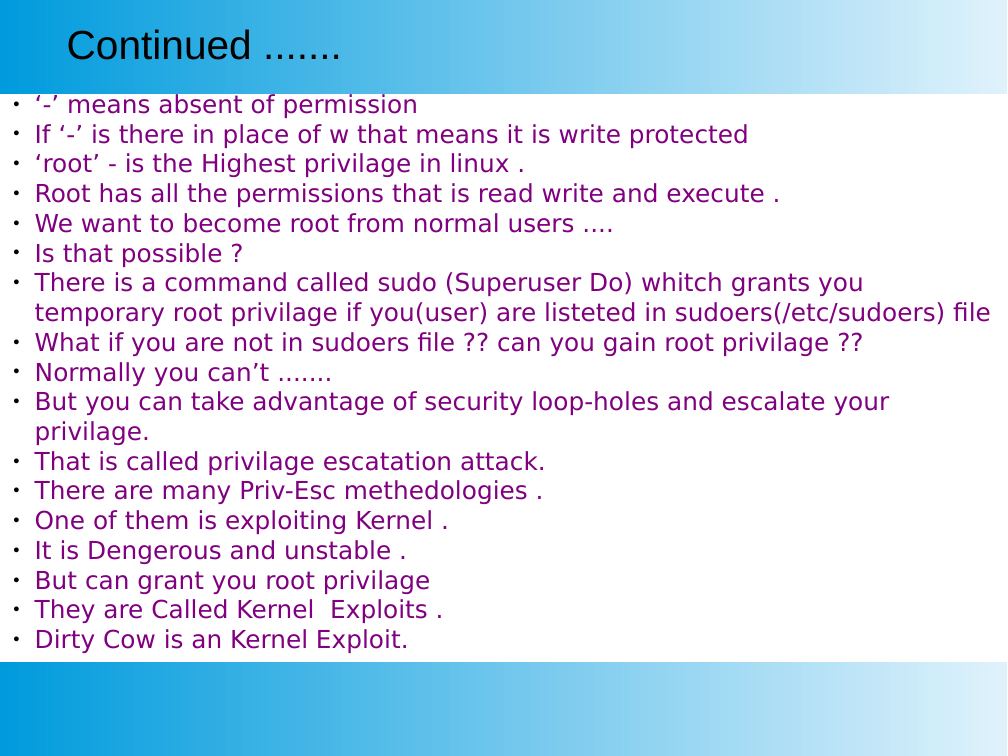
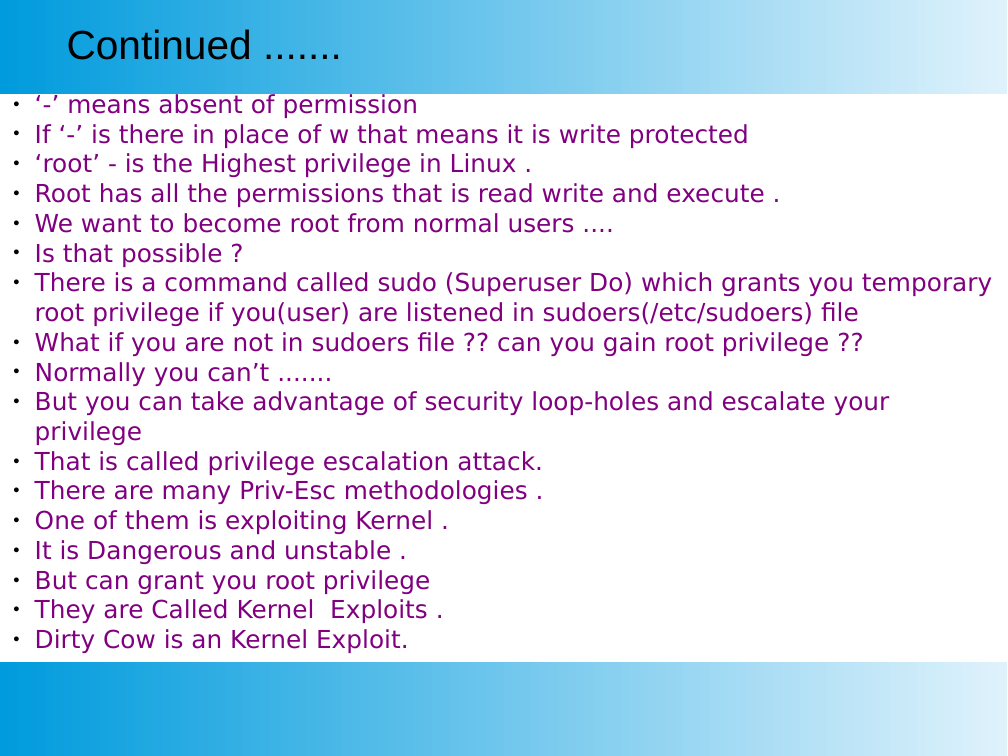
Before and after one commit to SubhajitCode/Seminar, a slide deck: slide 11 of Seminar 02/Seminar 2.pptx. Drawn at 1008x756 pixels with LibreOffice and Linux fonts; fonts in the diff are those of the drawing. Boxes give left, top, right and bottom in pixels: in the first picture for what was removed or moved away, otherwise in the second. Text is boxed around its words. In the diff, an @@ line names an element or a change of style, - is before the commit and + after.

```diff
--- a/Seminar 02/Seminar 2.pptx
+++ b/Seminar 02/Seminar 2.pptx
@@ text at (35, 153, 517, 177): text changed @@
-● ‘root’ - is the Highest privilage in linux .
+● ‘root’ - is the Highest privilege in Linux .
@@ text at (35, 272, 992, 356): text changed @@
-● There is a command called sudo (Superuser Do) whitch grants you temporary root privilage if you(user) are listeted in sudoers(/etc/sudoers) file
-● What if you are not in sudoers file ?? can you gain root privilage ??
+● There is a command called sudo (Superuser Do) which grants you temporary root privilege if you(user) are listened in sudoers(/etc/sudoers) file
+● What if you are not in sudoers file ?? can you gain root privilege ??
@@ text at (35, 391, 890, 504): text changed @@
-● But you can take advantage of security loop-holes and escalate your privilage.
-● That is called privilage escatation attack.
-● There are many Priv-Esc methedologies .
+● But you can take advantage of security loop-holes and escalate your privilege
+● That is called privilege escalation attack.
+● There are many Priv-Esc methodologies .
@@ text at (35, 540, 431, 594): text changed @@
-● It is Dengerous and unstable .
-● But can grant you root privilage
+● It is Dangerous and unstable .
+● But can grant you root privilege
```
Also in this commit, not shown: 25 other slides changed, 1 slide added, 8 other files.
